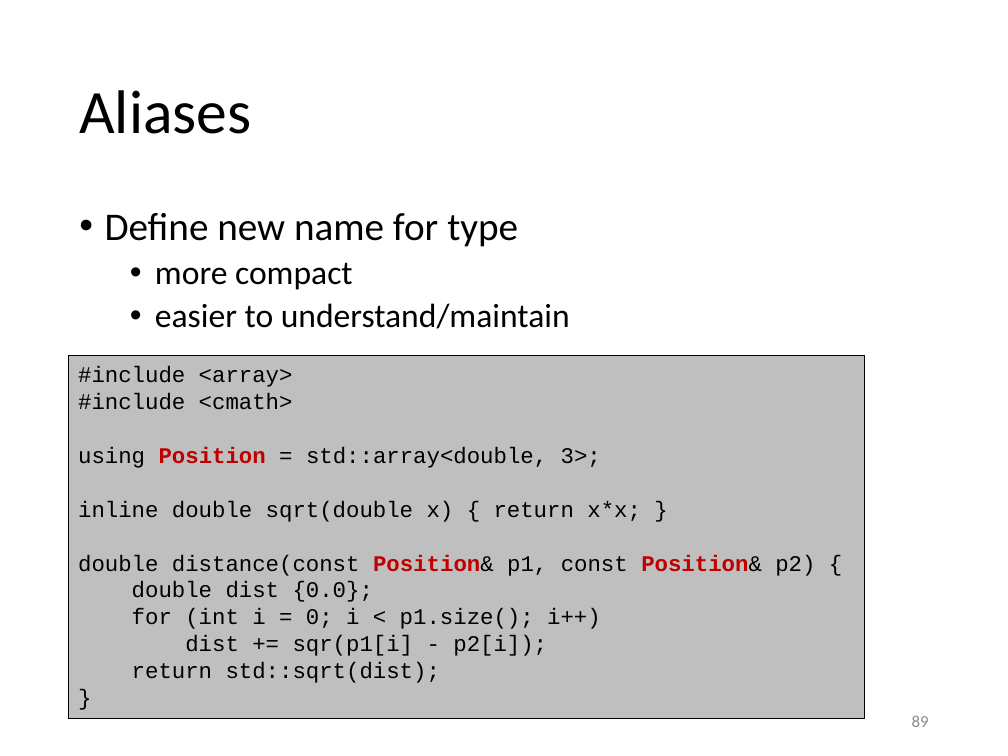
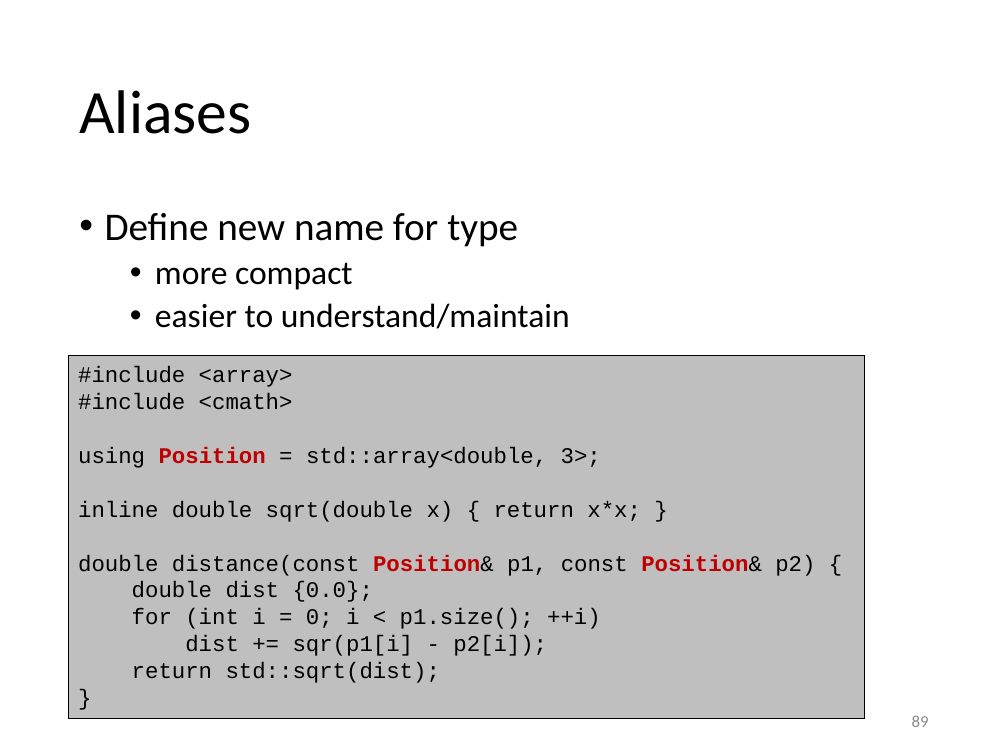
Before and after one commit to gjbex/training-material, a slide deck: slide 89 of CPlusPlus/scientific_cpp.pptx. Drawn at 1008x756 pixels with LibreOffice and Linux fonts; fonts in the diff are those of the drawing. Boxes give left, top, right and bottom in pixels: in the first picture for what was removed or moved away, otherwise in the second. Text is boxed around its words. In the diff, an @@ line names an element or a change of style, - is before the commit and + after.

```diff
--- a/CPlusPlus/scientific_cpp.pptx
+++ b/CPlusPlus/scientific_cpp.pptx
@@ text in rectangle at (132,608,601,629): text changed @@
-for (int i = 0; i < p1.size(); i++)
+for (int i = 0; i < p1.size(); ++i)
```
Also in this commit, not shown: 17 other slides changed.
